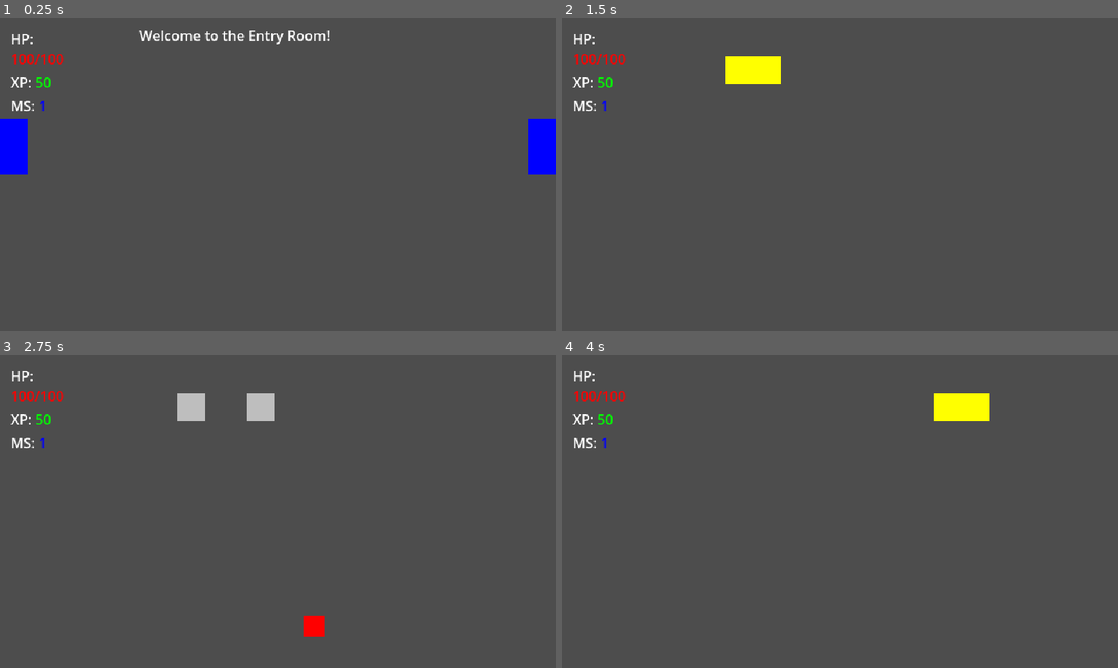
Above: before the commit, frames 1-4 (two rows, left to right).
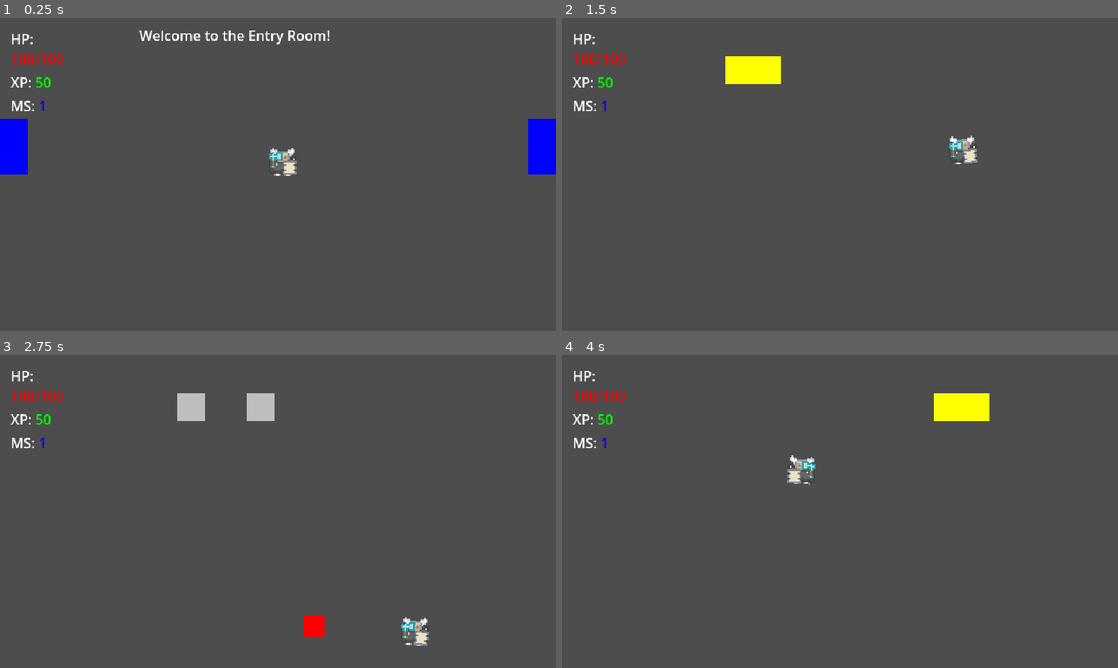
Above: after the commit, the same moments.

Repository: adamico/supreme-chainsaw
Game: Godot game, scene res://src/main/main.tscn
Two runs of this game, one before a commit and one after it. Both use one fixed random seed, a clock stepped at 60 frames per second and the inputs below.
Inputs:
- Up to frame 1 (0.25 s): no input
- Up to frame 2 (1.5 s): tap Enter (ui_accept) at 0.5, 0.77 s; hold D (move_right) 0.53-1.28 s; tap E (interact) at 0.6, 1.35 s; hold S (move_down) from 1.28 s (still down)
- Up to frame 3 (2.75 s): tap Enter (ui_accept) at 1.52 s; release S (move_down) at 2.03 s; hold D (move_right) from 2.03 s (still down); tap E (interact) at 2.1 s
- Up to frame 4 (4 s): release D (move_right) at 2.78 s; hold W (move_up) 2.78-3.53 s; tap E (interact) at 2.85, 3.6 s; tap Enter (ui_accept) at 3.02, 3.77 s; hold A (move_left) from 3.53 s (still down)

The runs differ from the first frame. In frame 1, 0.3% of the frame differs, in the area x 48-54%, y 41-51%; in frame 2, 0.3%; in frame 3, 0.3%, in the area x 72-78%, y 83-93%; in frame 4, 0.3%.

Commit message:
added player sprites and animation

Diff:
--- a/src/main/main.tscn
+++ b/src/main/main.tscn
@@ -10,6 +10,7 @@
 script = ExtResource("1_ab7mr")
 
 [node name="RoomManager" type="Node2D" parent="."]
+y_sort_enabled = true
 script = ExtResource("2_djufw")
 
 [node name="CanvasLayer" type="CanvasLayer" parent="."]
--- a/src/player/player.gd
+++ b/src/player/player.gd
@@ -46,9 +46,9 @@
 var current_state: PlayerState = PlayerState.IDLE
 var input_vector: Vector2 = Vector2.ZERO
 
-@onready var sprite: Sprite2D = $Sprite2D
 @onready var animation_player: AnimationPlayer = $AnimationPlayer
-@onready var interaction_area: Area2D = $InteractionArea
+@onready var interaction_area: Area2D = %InteractionArea
+@onready var sprite_pivot: Marker2D = %SpritePivot
 
 
 func _ready() -> void:
@@ -137,23 +137,26 @@
 
 
 func _update_sprite_animation():
-	if not sprite:
+	if not sprite_pivot:
 		return
 
 	match current_state:
 		PlayerState.IDLE:
+			animation_player.speed_scale = 1.0
 			_play_animation("idle")
+			animation_player.advance(0)  # Ensure the animation is reset to the first frame
 			if velocity.x > 0:
-				sprite.flip_h = false
+				sprite_pivot.scale.x = 2
 			elif velocity.x < 0:
-				sprite.flip_h = true
-
-		PlayerState.MOVING:
-			_play_animation("walk")
+				sprite_pivot.scale.x = -2
+
+		PlayerState.MOVING:
+			animation_player.speed_scale = 2.0
+			_play_animation("walking")
 			if input_vector.x > 0:
-				sprite.flip_h = false
+				sprite_pivot.scale.x = 2
 			elif input_vector.x < 0:
-				sprite.flip_h = true
+				sprite_pivot.scale.x = -2
 
 		PlayerState.INTERACTING:
 			_play_animation("interact")
--- a/src/player/player.tscn
+++ b/src/player/player.tscn
@@ -1,27 +1,181 @@
-[gd_scene load_steps=4 format=3 uid="uid://d3iwnpjnk7a1g"]
+[gd_scene load_steps=9 format=3 uid="uid://d3iwnpjnk7a1g"]
 
 [ext_resource type="Script" uid="uid://0rrfyid6xjj6" path="res://src/player/player.gd" id="1_4flbx"]
+[ext_resource type="Texture2D" uid="uid://ccgh84qmwlwv" path="res://assets/roguelikeChar_transparent.png" id="2_rxibo"]
 
-[sub_resource type="CapsuleShape2D" id="CapsuleShape2D_onrkg"]
+[sub_resource type="Animation" id="Animation_rxibo"]
+resource_name = "idle"
+length = 0.8
+loop_mode = 1
+step = 0.1
+tracks/0/type = "value"
+tracks/0/imported = false
+tracks/0/enabled = true
+tracks/0/path = NodePath("SpritePivot/WeaponSprite:position")
+tracks/0/interp = 1
+tracks/0/loop_wrap = true
+tracks/0/keys = {
+"times": PackedFloat32Array(0, 0.4),
+"transitions": PackedFloat32Array(1, 1),
+"update": 0,
+"values": [Vector2(0, 0), Vector2(0, -1)]
+}
+tracks/1/type = "value"
+tracks/1/imported = false
+tracks/1/enabled = true
+tracks/1/path = NodePath("SpritePivot/ShieldSprite:position")
+tracks/1/interp = 1
+tracks/1/loop_wrap = true
+tracks/1/keys = {
+"times": PackedFloat32Array(0.1, 0.5),
+"transitions": PackedFloat32Array(1, 1),
+"update": 0,
+"values": [Vector2(0, 0), Vector2(0, -1)]
+}
+tracks/2/type = "value"
+tracks/2/imported = false
+tracks/2/enabled = true
+tracks/2/path = NodePath("SpritePivot:rotation")
+tracks/2/interp = 1
+tracks/2/loop_wrap = true
+tracks/2/keys = {
+"times": PackedFloat32Array(0),
+"transitions": PackedFloat32Array(1),
+"update": 0,
+"values": [0.0]
+}
+
+[sub_resource type="Animation" id="Animation_mf2ua"]
+length = 0.001
+tracks/0/type = "value"
+tracks/0/imported = false
+tracks/0/enabled = true
+tracks/0/path = NodePath("SpritePivot/WeaponSprite:position")
+tracks/0/interp = 1
+tracks/0/loop_wrap = true
+tracks/0/keys = {
+"times": PackedFloat32Array(0),
+"transitions": PackedFloat32Array(1),
+"update": 0,
+"values": [Vector2(0, 0)]
+}
+tracks/1/type = "value"
+tracks/1/imported = false
+tracks/1/enabled = true
+tracks/1/path = NodePath("SpritePivot/ShieldSprite:position")
+tracks/1/interp = 1
+tracks/1/loop_wrap = true
+tracks/1/keys = {
+"times": PackedFloat32Array(0),
+"transitions": PackedFloat32Array(1),
+"update": 0,
+"values": [Vector2(0, 0)]
+}
+tracks/2/type = "value"
+tracks/2/imported = false
+tracks/2/enabled = true
+tracks/2/path = NodePath("SpritePivot:rotation")
+tracks/2/interp = 1
+tracks/2/loop_wrap = true
+tracks/2/keys = {
+"times": PackedFloat32Array(0),
+"transitions": PackedFloat32Array(1),
+"update": 0,
+"values": [0.0]
+}
+
+[sub_resource type="Animation" id="Animation_244u8"]
+resource_name = "walking"
+length = 0.4
+loop_mode = 1
+step = 0.1
+tracks/0/type = "value"
+tracks/0/imported = false
+tracks/0/enabled = true
+tracks/0/path = NodePath("SpritePivot:rotation")
+tracks/0/interp = 1
+tracks/0/loop_wrap = true
+tracks/0/keys = {
+"times": PackedFloat32Array(0, 0.0001, 0.1, 0.2, 0.3),
+"transitions": PackedFloat32Array(1, 1, 1, 1, 1),
+"update": 0,
+"values": [0.0, 0.0, -0.0872665, 0.0, 0.0872665]
+}
+
+[sub_resource type="AnimationLibrary" id="AnimationLibrary_244u8"]
+_data = {
+&"RESET": SubResource("Animation_mf2ua"),
+&"idle": SubResource("Animation_rxibo"),
+&"walking": SubResource("Animation_244u8")
+}
 
 [sub_resource type="CircleShape2D" id="CircleShape2D_4anbu"]
-radius = 20.0
+radius = 33.0151
+
+[sub_resource type="CircleShape2D" id="CircleShape2D_rxibo"]
+radius = 8.0
 
 [node name="Player" type="CharacterBody2D" groups=["players"]]
 script = ExtResource("1_4flbx")
 max_health = 100
 memory_shards = 1
 
-[node name="Sprite2D" type="Sprite2D" parent="."]
-
 [node name="AnimationPlayer" type="AnimationPlayer" parent="."]
-
-[node name="CollisionShape2D" type="CollisionShape2D" parent="."]
-shape = SubResource("CapsuleShape2D_onrkg")
+libraries = {
+&"": SubResource("AnimationLibrary_244u8")
+}
+autoplay = "idle"
 
 [node name="InteractionArea" type="Area2D" parent="."]
+unique_name_in_owner = true
+position = Vector2(0, -12)
 collision_layer = 0
 collision_mask = 8
 
 [node name="CollisionShape2D" type="CollisionShape2D" parent="InteractionArea"]
 shape = SubResource("CircleShape2D_4anbu")
+
+[node name="SpritePivot" type="Marker2D" parent="."]
+unique_name_in_owner = true
+position = Vector2(0, -16)
+scale = Vector2(2, 2)
+
+[node name="BodySprite" type="Sprite2D" parent="SpritePivot"]
+texture = ExtResource("2_rxibo")
+region_enabled = true
+region_rect = Rect2(0, 17, 16, 16)
+
+[node name="TopClothesSprite" type="Sprite2D" parent="SpritePivot"]
+texture = ExtResource("2_rxibo")
+region_enabled = true
+region_rect = Rect2(238, 153, 16, 16)
+
+[node name="BottomClothesSprite" type="Sprite2D" parent="SpritePivot"]
+texture = ExtResource("2_rxibo")
+region_enabled = true
+region_rect = Rect2(51, 0, 16, 16)
+
+[node name="ShoesSprite" type="Sprite2D" parent="SpritePivot"]
+texture = ExtResource("2_rxibo")
+region_enabled = true
+region_rect = Rect2(68, 34, 16, 16)
+
+[node name="HatSprite" type="Sprite2D" parent="SpritePivot"]
+texture = ExtResource("2_rxibo")
+region_enabled = true
+region_rect = Rect2(476, 102, 16, 16)
+
+[node name="ShieldSprite" type="Sprite2D" parent="SpritePivot"]
+texture = ExtResource("2_rxibo")
+region_enabled = true
+region_rect = Rect2(612, 68, 16, 16)
+
+[node name="WeaponSprite" type="Sprite2D" parent="SpritePivot"]
+texture = ExtResource("2_rxibo")
+region_enabled = true
+region_rect = Rect2(816, 153, 16, 16)
+
+[node name="CollisionShape2D" type="CollisionShape2D" parent="."]
+visible = false
+position = Vector2(0, -8)
+shape = SubResource("CircleShape2D_rxibo")
--- a/src/rooms/battle_room.tscn
+++ b/src/rooms/battle_room.tscn
@@ -4,6 +4,7 @@
 [ext_resource type="Script" uid="uid://nl6s0k2psg3j" path="res://src/rooms/battle_room.gd" id="2_battle_room_script"]
 
 [node name="BattleRoom" type="TileMapLayer"]
+y_sort_enabled = true
 script = ExtResource("2_battle_room_script")
 
 [node name="Player" parent="." instance=ExtResource("1_player")]
--- a/src/rooms/sacrifice_room.tscn
+++ b/src/rooms/sacrifice_room.tscn
@@ -4,6 +4,7 @@
 [ext_resource type="Script" uid="uid://f3ldqcmc87ta" path="res://src/rooms/sacrifice_room.gd" id="1_gqpka"]
 
 [node name="SacrificeRoom" type="TileMapLayer"]
+y_sort_enabled = true
 script = ExtResource("1_gqpka")
 
 [node name="Player" parent="." instance=ExtResource("1_d6cwe")]
Binary file added: assets/roguelikeChar_transparent.png
Not shown, added: assets/roguelikeChar_transparent.png.import
